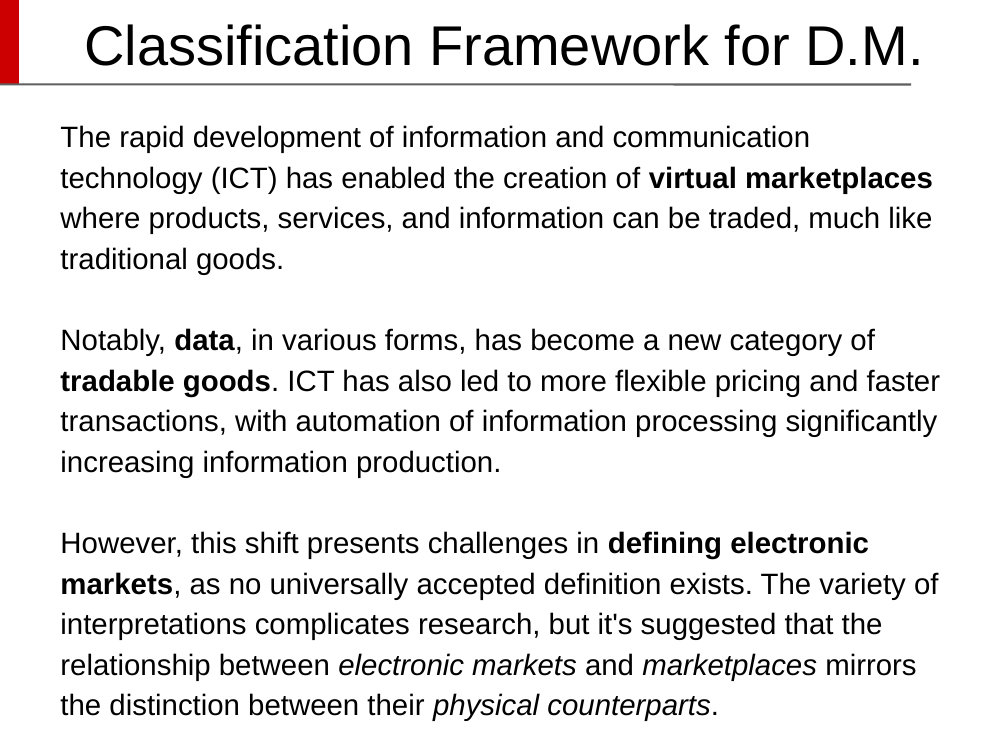
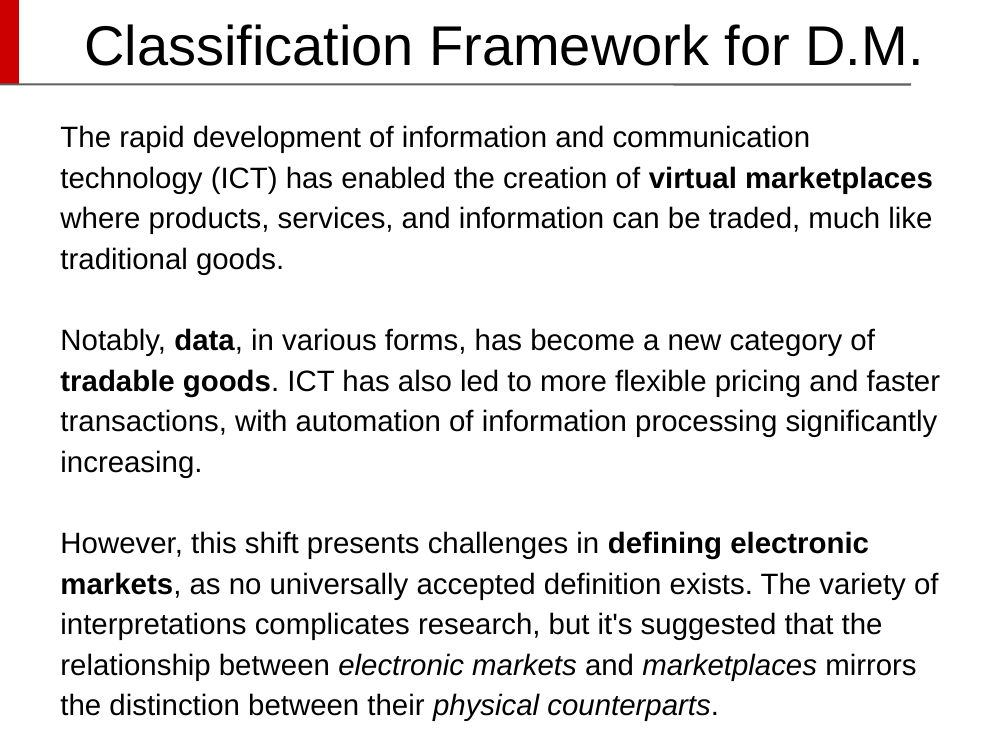
Before and after one commit to DavideDeRosa/cs_master, a slide deck: slide 12 of Complementi_basi_di_dati/Progetto/Davide De Rosa - Presentazione CBD.pptx. Drawn at 1008x756 pixels with LibreOffice and Linux fonts; fonts in the diff are those of the drawing; background and template pictures are left out. Boxes give left, top, right and bottom in pixels: in the first picture for what was removed or moved away, otherwise in the second. Text is boxed around its words. In the diff, an @@ line names an element or a change of style, - is before the commit and + after.

```diff
--- a/Complementi_basi_di_dati/Progetto/Davide De Rosa - Presentazione CBD.pptx
+++ b/Complementi_basi_di_dati/Progetto/Davide De Rosa - Presentazione CBD.pptx
@@ text at box(60, 328, 940, 478): text changed @@
-Notably, data, in various forms, has become a new category of tradable goods. ICT has also led to more flexible pricing and faster transactions, with automation of information processing significantly increasing information production.
+Notably, data, in various forms, has become a new category of tradable goods. ICT has also led to more flexible pricing and faster transactions, with automation of information processing significantly increasing.
```
Also in this commit, not shown: 23 other slides changed, 8 slides removed, 1 other file.
